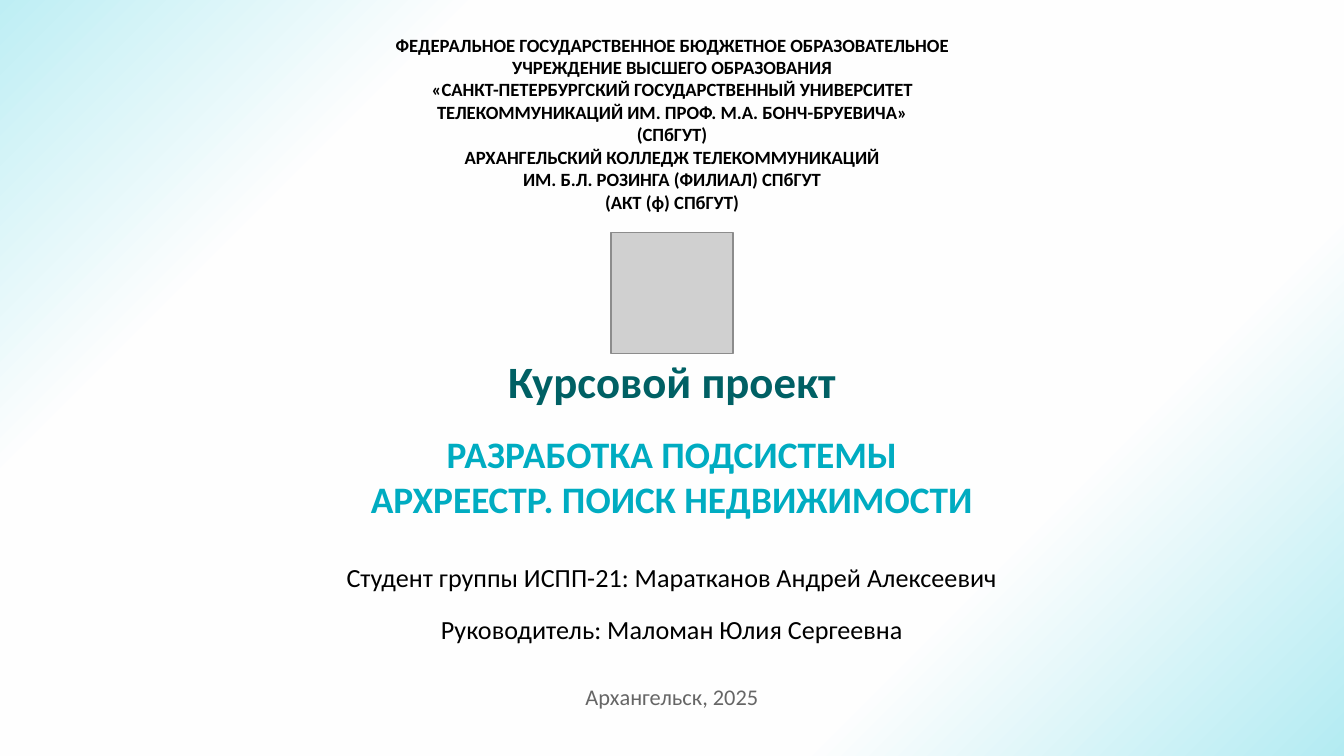
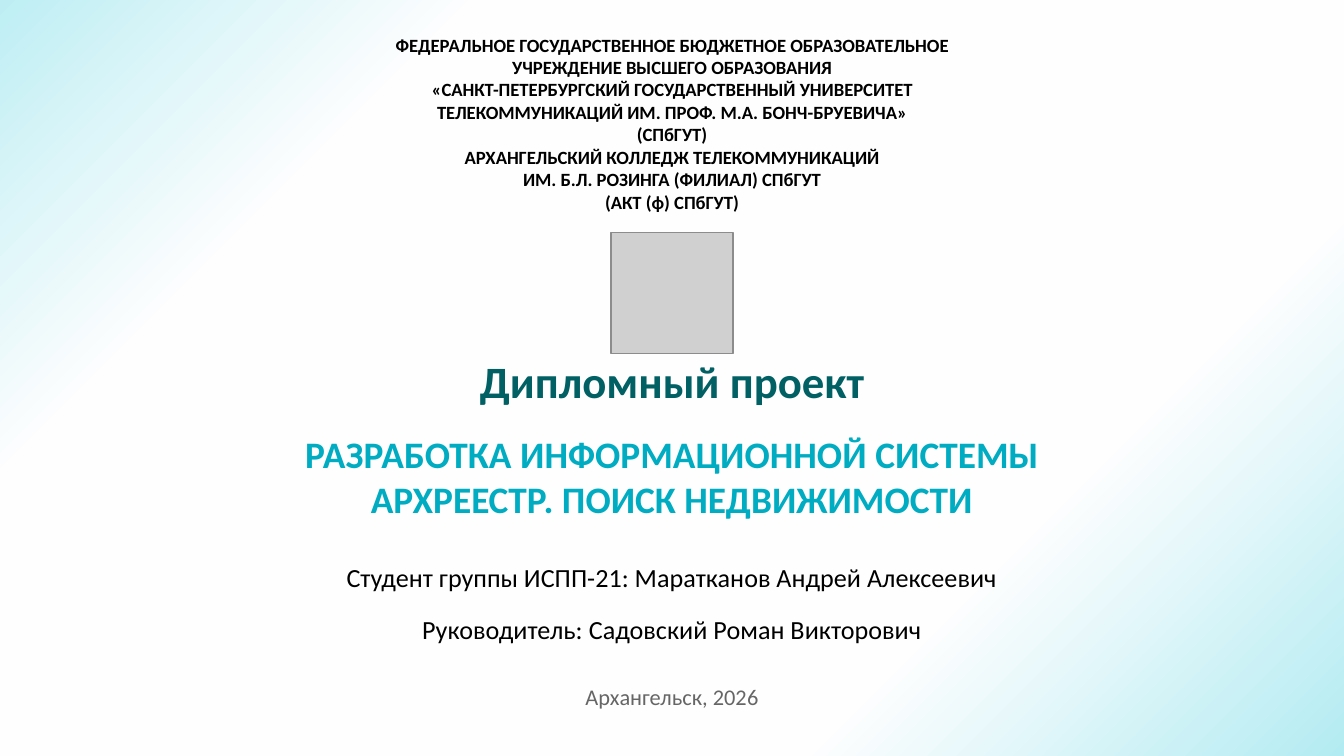
Before and after one commit to AndMar20/Present, a slide deck: slide 1 of Other/Курсовой_проект_АрхРеестр_Маратканов_А.А.pptx. Drawn at 1344x756 pixels with LibreOffice and Linux fonts; fonts in the diff are those of the drawing; grey boxes stand for pictures. Boxes give left, top, right and bottom in pixels: in the first picture for what was removed or moved away, otherwise in the second. Text is boxed around its words. In the diff, an @@ line names an element or a change of style, - is before the commit and + after.

```diff
--- a/Other/Курсовой_проект_АрхРеестр_Маратканов_А.А.pptx
+++ b/Other/Курсовой_проект_АрхРеестр_Маратканов_А.А.pptx
@@ text at (x1=480, y1=367, x2=864, y2=405): text changed @@
-Курсовой проект
+Дипломный проект
@@ text at (x1=305, y1=437, x2=1038, y2=474): text changed @@
-РАЗРАБОТКА ПОДСИСТЕМЫ
+РАЗРАБОТКА ИНФОРМАЦИОННОЙ СИСТЕМЫ
@@ text at (x1=422, y1=621, x2=921, y2=644): text changed @@
-Руководитель: Маломан Юлия Сергеевна
+Руководитель: Садовский Роман Викторович
@@ text at (x1=585, y1=690, x2=759, y2=709): text changed @@
-Архангельск, 2025
+Архангельск, 2026
```
Also in this commit, not shown: 7 other slides changed, 2 slides removed.
